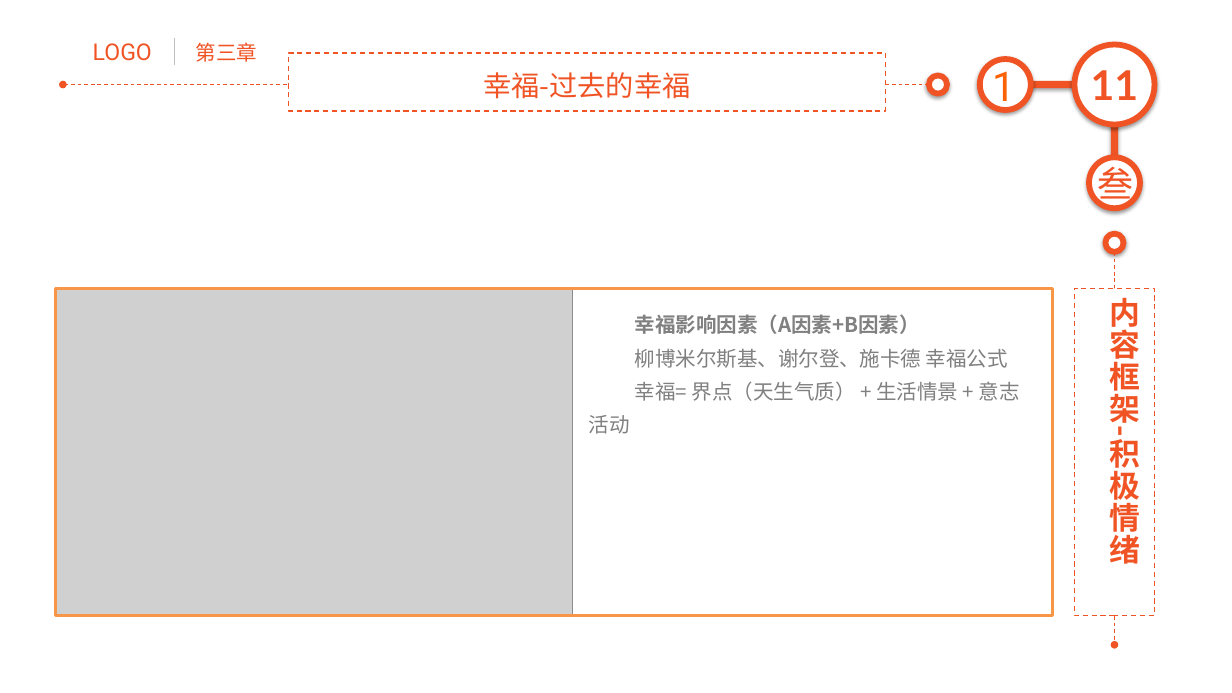
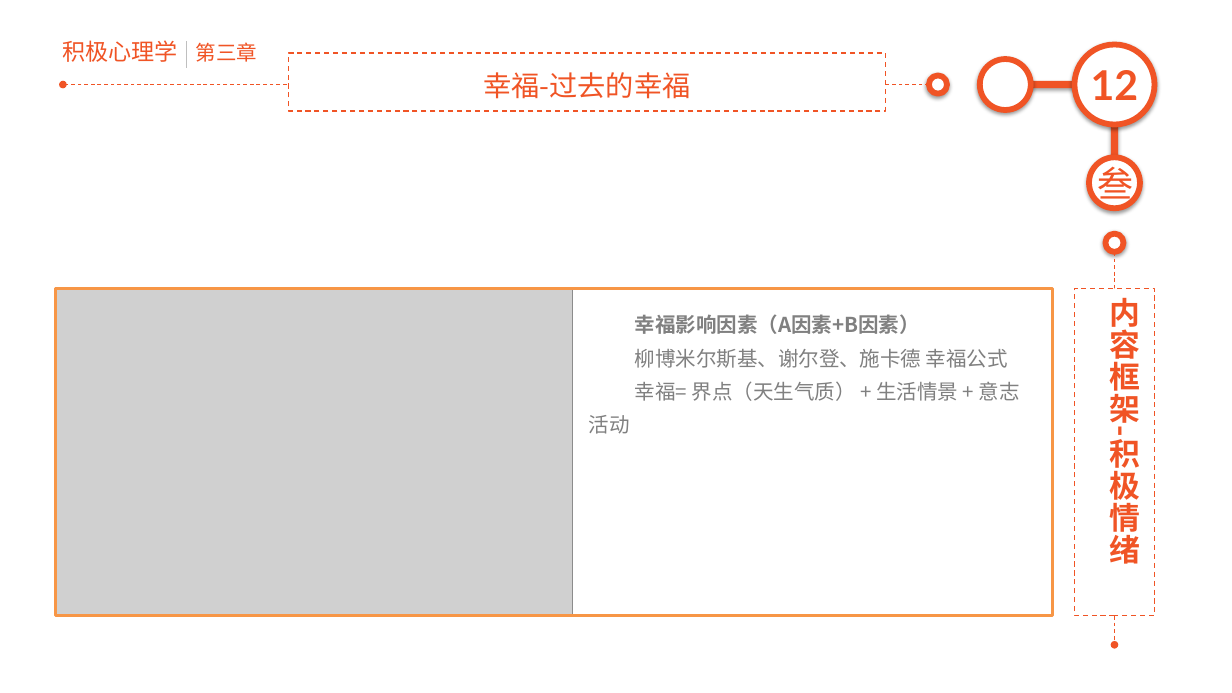
Before and after one commit to junstudys/positive-psychology, a slide deck: slide 12 of 积极心理学探索.pptx (slide 11 before the commit). Drawn at 1232x693 pixels with LibreOffice and Linux fonts; fonts in the diff are those of the drawing; grey boxes stand for pictures. Boxes give left, top, right and bottom in pixels: in the first picture for what was removed or moved away, otherwise in the second. Text is boxed around its words. In the diff, an @@ line names an element or a change of style, - is before the commit and + after.

```diff
--- a/积极心理学探索.pptx
+++ b/积极心理学探索.pptx
@@ text added at (x1=62, y1=40, x2=178, y2=62), 18 pt, text #F05425 @@
+积极心理学
@@ text removed at (x1=93, y1=43, x2=152, y2=61) @@
-LOGO
@@ line moved from (175, 38) - (175, 65) to (187, 42) - (187, 67) @@
@@ text removed at (x1=992, y1=63, x2=1015, y2=111) @@
-1
@@ page number at (x1=1091, y1=70, x2=1139, y2=100): text changed @@
-11
+12
```
Also in this commit, not shown: 19 other slides changed, 2 slides added, 28 other files.
